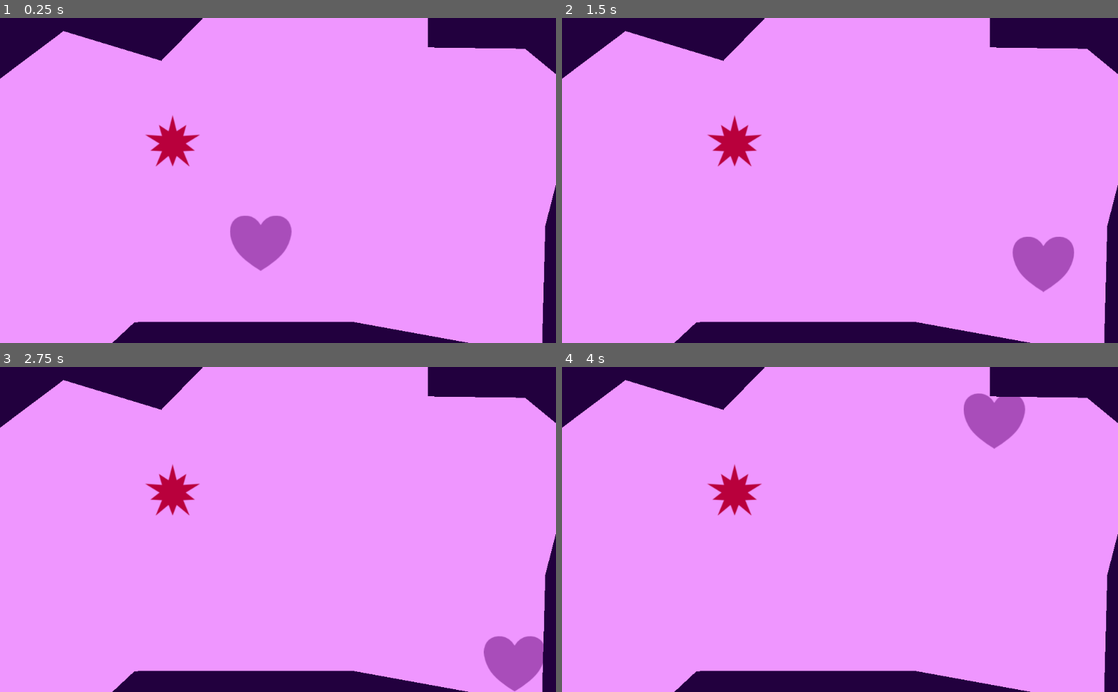
Above: before the commit, frames 1-4 (two rows, left to right).
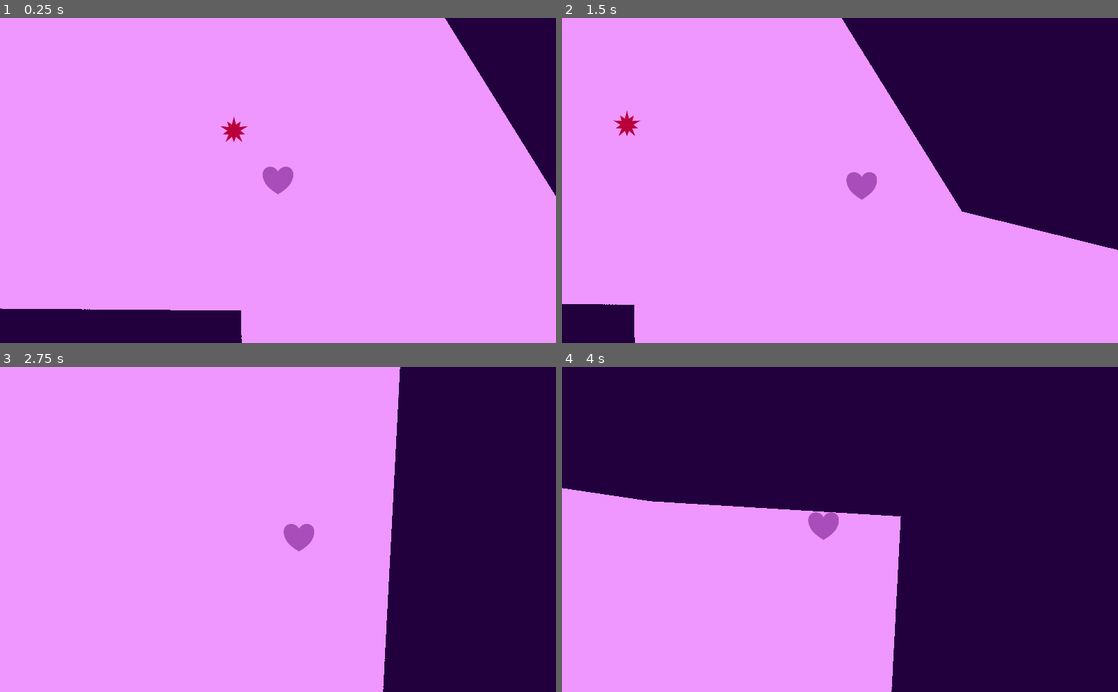
Above: after the commit, the same moments.

Repository: SanderVanhove/meeting-hearts
Game: Godot game, scene res://Screens/Level/Level.tscn
Same seed, same stepped clock (60 frames per second), same inputs: the game is played once before the commit and once after it. Before the commit the project has no main scene; this scene is started directly in both runs.
Inputs:
- Up to frame 1 (0.25 s): no input
- Up to frame 2 (1.5 s): tap Enter at 0.5 s; hold Right (ui_right) 0.53-1.28 s; hold Down (ui_down) from 1.28 s (still down)
- Up to frame 3 (2.75 s): release Down (ui_down) at 2.03 s; hold Right (ui_right) from 2.03 s (still down)
- Up to frame 4 (4 s): release Right (ui_right) at 2.78 s; hold Up (ui_up) 2.78-3.53 s; hold Left (ui_left) from 3.53 s (still down)

The runs differ from the first frame. In frame 1, 16% of the frame differs, in the area x 0-100%, y 0-100%; in frame 2, 34%; in frame 3, 33%; in frame 4, 61%.

Commit message:
Add lighting and heartbeat sound

Diff:
--- a/src/Screens/Level/Level.tscn
+++ b/src/Screens/Level/Level.tscn
@@ -1,7 +1,14 @@
-[gd_scene load_steps=3 format=2]
+[gd_scene load_steps=6 format=2]
 
 [ext_resource path="res://Things/Enemy/Enemy.tscn" type="PackedScene" id=1]
 [ext_resource path="res://Things/Player/Player.tscn" type="PackedScene" id=2]
+[ext_resource path="res://Things/Wall/Wall.tscn" type="PackedScene" id=3]
+
+[sub_resource type="OccluderPolygon2D" id=1]
+polygon = PoolVector2Array( 112, 176, 1440, 120, 2200, 1344, 3120, 1400, 3048, 2776, -168, 2816, -1912, 2368, -1296, 336, -264, 1064, -544, -160, -2896, 648, -2704, 2856, -1568, 3208, 4112, 3240, 3816, -488, -544, -168 )
+
+[sub_resource type="OccluderPolygon2D" id=2]
+polygon = PoolVector2Array( 152, -184, 1152, -176, 1160, 264, -288, 184 )
 
 [node name="Level" type="Node2D"]
 
@@ -11,12 +18,10 @@
 [node name="Enemy" parent="." instance=ExtResource( 1 )]
 position = Vector2( 317.94, 226.824 )
 
-[node name="Polygon2D" type="Polygon2D" parent="."]
-color = Color( 0.133333, 0, 0.243137, 1 )
-invert_enable = true
-polygon = PoolVector2Array( 116.906, 24.1766, 297.076, 78.9419, 416.131, -43.2879, 787.583, -44.8753, 787.583, 54.3372, 966.96, 56.7183, 1066.97, 139.263, 1004.26, 383.723, 997.914, 624.214, 648.686, 560.718, 247.867, 561.512, 176.434, 628.183, -87.0746, 600.403, -91.8368, 181.329 )
+[node name="Wall" parent="." instance=ExtResource( 3 )]
+position = Vector2( -648, -792 )
+occluder = SubResource( 1 )
 
-[node name="StaticBody2D" type="StaticBody2D" parent="."]
-
-[node name="CollisionPolygon2D" type="CollisionPolygon2D" parent="StaticBody2D"]
-polygon = PoolVector2Array( -128, -128, 1144, -128, 1136, 688, -128, 704, -128, -16, 120, 24, -96, 184, -88, 600, 176, 632, 248, 560, 648, 560, 1000, 624, 1008, 376, 1072, 136, 968, 56, 792, 48, 792, -48, 416, -48, 296, 80, 120, 24 )
+[node name="Wall2" parent="." instance=ExtResource( 3 )]
+position = Vector2( -808, 1072 )
+occluder = SubResource( 2 )
--- a/src/Things/Player/Player.gd
+++ b/src/Things/Player/Player.gd
@@ -1,7 +1,12 @@
 extends KinematicBody2D
 
 const ACCELERATION: float = 2000.0
-const MAX_SPEED: float = 500.0
+const MAX_SPEED: float = 1000.0
+
+onready var _beat1: AudioStreamPlayer2D = $Audio/Beat1
+onready var _beat2: AudioStreamPlayer2D = $Audio/Beat2
+onready var _beat1_timer: Timer = $Audio/Beat1Timer
+onready var _beat2_timer: Timer = $Audio/Beat2Timer
 
 var _motion: Vector2 = Vector2.ZERO
 var _direction: Vector2 = Vector2.ZERO
@@ -42,3 +47,13 @@
 func apply_movement (delta: float) -> void:
 	_motion += _direction * ACCELERATION * delta
 	_motion = _motion.clamped(MAX_SPEED)
+
+
+func _on_Beat1Timer_timeout() -> void:
+	_beat1.play()
+	_beat2_timer.start()
+
+
+func _on_Beat2Timer_timeout() -> void:
+	_beat2.play()
+	_beat1_timer.start()
--- a/src/Things/Player/Player.tscn
+++ b/src/Things/Player/Player.tscn
@@ -1,15 +1,67 @@
-[gd_scene load_steps=3 format=2]
+[gd_scene load_steps=6 format=2]
 
 [ext_resource path="res://Things/Player/player.png" type="Texture" id=1]
 [ext_resource path="res://Things/Player/Player.gd" type="Script" id=2]
+[ext_resource path="res://Things/Player/light.png" type="Texture" id=3]
+[ext_resource path="res://Things/Player/heartbeat_1.wav" type="AudioStream" id=4]
+[ext_resource path="res://Things/Player/heartbeat_2.wav" type="AudioStream" id=5]
 
 [node name="Player" type="KinematicBody2D"]
 script = ExtResource( 2 )
+
+[node name="ColorRect" type="ColorRect" parent="."]
+margin_left = -1245.0
+margin_top = -708.0
+margin_right = 1250.0
+margin_bottom = 718.0
+color = Color( 0.937255, 0.588235, 1, 1 )
+__meta__ = {
+"_edit_use_anchors_": false
+}
 
 [node name="Visual" type="Node2D" parent="."]
 
 [node name="Sprite" type="Sprite" parent="Visual"]
 texture = ExtResource( 1 )
 
-[node name="CollisionPolygon2D" type="CollisionPolygon2D" parent="."]
-polygon = PoolVector2Array( -0.338394, -33.8017, 18.2032, -49.3466, 41.6142, -48.4102, 55.4736, -27.2466, 40.4905, 17.7026, 0.598053, 51.0399, -42.8528, 16.9534, -55.963, -14.6983, -52.7791, -39.2331, -37.6088, -49.9085, -16.8198, -49.1593 )
+[node name="CollisionPolygon" type="CollisionPolygon2D" parent="."]
+polygon = PoolVector2Array( -0.338394, -33.8017, 18.2032, -49.3466, 41.6142, -48.4102, 55.4736, -27.2466, 46.0723, 12.3624, 0.598053, 51.0399, -42.8528, 16.9534, -55.963, -14.6983, -52.7791, -39.2331, -37.6088, -49.9085, -16.8198, -49.1593 )
+
+[node name="Camera" type="Camera2D" parent="."]
+current = true
+zoom = Vector2( 2, 2 )
+smoothing_enabled = true
+smoothing_speed = 10.0
+drag_margin_left = 0.1
+drag_margin_top = 0.1
+drag_margin_right = 0.1
+drag_margin_bottom = 0.1
+
+[node name="Light" type="Light2D" parent="."]
+position = Vector2( 0, 2.99658 )
+scale = Vector2( 1.45869, 1.11251 )
+texture = ExtResource( 3 )
+texture_scale = 2.0
+mode = 3
+shadow_enabled = true
+
+[node name="Audio" type="Node2D" parent="."]
+
+[node name="Beat1" type="AudioStreamPlayer2D" parent="Audio"]
+stream = ExtResource( 4 )
+volume_db = -8.0
+
+[node name="Beat2" type="AudioStreamPlayer2D" parent="Audio"]
+stream = ExtResource( 5 )
+volume_db = -8.0
+
+[node name="Beat1Timer" type="Timer" parent="Audio"]
+one_shot = true
+autostart = true
+
+[node name="Beat2Timer" type="Timer" parent="Audio"]
+wait_time = 0.4
+one_shot = true
+autostart = true
+[connection signal="timeout" from="Audio/Beat1Timer" to="." method="_on_Beat1Timer_timeout"]
+[connection signal="timeout" from="Audio/Beat2Timer" to="." method="_on_Beat2Timer_timeout"]
--- /dev/null
+++ b/src/Things/Wall/Wall.gd
@@ -0,0 +1,8 @@
+extends LightOccluder2D
+
+
+onready var _collision_polygon: CollisionPolygon2D = $StaticBody/CollisionPolygon
+
+
+func _ready() -> void:
+	_collision_polygon.polygon = occluder.polygon
--- /dev/null
+++ b/src/Things/Wall/Wall.tscn
@@ -0,0 +1,10 @@
+[gd_scene load_steps=2 format=2]
+
+[ext_resource path="res://Things/Wall/Wall.gd" type="Script" id=1]
+
+[node name="Wall" type="LightOccluder2D"]
+script = ExtResource( 1 )
+
+[node name="StaticBody" type="StaticBody2D" parent="."]
+
+[node name="CollisionPolygon" type="CollisionPolygon2D" parent="StaticBody"]
--- a/src/project.godot
+++ b/src/project.godot
@@ -16,12 +16,49 @@
 [application]
 
 config/name="Src"
+run/main_scene="res://Screens/Level/Level.tscn"
 config/icon="res://icon.png"
+
+[display]
+
+window/stretch/mode="2d"
+window/stretch/aspect="keep"
+
+[input]
+
+ui_left={
+"deadzone": 0.5,
+"events": [ Object(InputEventKey,"resource_local_to_scene":false,"resource_name":"","device":0,"alt":false,"shift":false,"control":false,"meta":false,"command":false,"pressed":false,"scancode":16777231,"unicode":0,"echo":false,"script":null)
+, Object(InputEventJoypadButton,"resource_local_to_scene":false,"resource_name":"","device":0,"button_index":14,"pressure":0.0,"pressed":false,"script":null)
+, Object(InputEventKey,"resource_local_to_scene":false,"resource_name":"","device":0,"alt":false,"shift":false,"control":false,"meta":false,"command":false,"pressed":false,"scancode":65,"unicode":0,"echo":false,"script":null)
+ ]
+}
+ui_right={
+"deadzone": 0.5,
+"events": [ Object(InputEventKey,"resource_local_to_scene":false,"resource_name":"","device":0,"alt":false,"shift":false,"control":false,"meta":false,"command":false,"pressed":false,"scancode":16777233,"unicode":0,"echo":false,"script":null)
+, Object(InputEventJoypadButton,"resource_local_to_scene":false,"resource_name":"","device":0,"button_index":15,"pressure":0.0,"pressed":false,"script":null)
+, Object(InputEventKey,"resource_local_to_scene":false,"resource_name":"","device":0,"alt":false,"shift":false,"control":false,"meta":false,"command":false,"pressed":false,"scancode":68,"unicode":0,"echo":false,"script":null)
+ ]
+}
+ui_up={
+"deadzone": 0.5,
+"events": [ Object(InputEventKey,"resource_local_to_scene":false,"resource_name":"","device":0,"alt":false,"shift":false,"control":false,"meta":false,"command":false,"pressed":false,"scancode":16777232,"unicode":0,"echo":false,"script":null)
+, Object(InputEventJoypadButton,"resource_local_to_scene":false,"resource_name":"","device":0,"button_index":12,"pressure":0.0,"pressed":false,"script":null)
+, Object(InputEventKey,"resource_local_to_scene":false,"resource_name":"","device":0,"alt":false,"shift":false,"control":false,"meta":false,"command":false,"pressed":false,"scancode":87,"unicode":0,"echo":false,"script":null)
+ ]
+}
+ui_down={
+"deadzone": 0.5,
+"events": [ Object(InputEventKey,"resource_local_to_scene":false,"resource_name":"","device":0,"alt":false,"shift":false,"control":false,"meta":false,"command":false,"pressed":false,"scancode":16777234,"unicode":0,"echo":false,"script":null)
+, Object(InputEventJoypadButton,"resource_local_to_scene":false,"resource_name":"","device":0,"button_index":13,"pressure":0.0,"pressed":false,"script":null)
+, Object(InputEventKey,"resource_local_to_scene":false,"resource_name":"","device":0,"alt":false,"shift":false,"control":false,"meta":false,"command":false,"pressed":false,"scancode":83,"unicode":0,"echo":false,"script":null)
+ ]
+}
 
 [rendering]
 
 quality/driver/driver_name="GLES2"
 vram_compression/import_etc=true
 vram_compression/import_etc2=false
-environment/default_clear_color=Color( 0.937255, 0.588235, 1, 1 )
+environment/default_clear_color=Color( 0.133333, 0, 0.243137, 1 )
 environment/default_environment="res://default_env.tres"
Not shown, added: src/Things/Player/heartbeat_1.wav.import
Not shown, added: src/Things/Player/heartbeat_2.wav.import
Binary file added: src/Things/Player/light.png
Not shown, added: src/Things/Player/light.png.import
Not shown, added: src/Things/Player/heartbeat_1.wav
Not shown, added: src/Things/Player/heartbeat_2.wav
